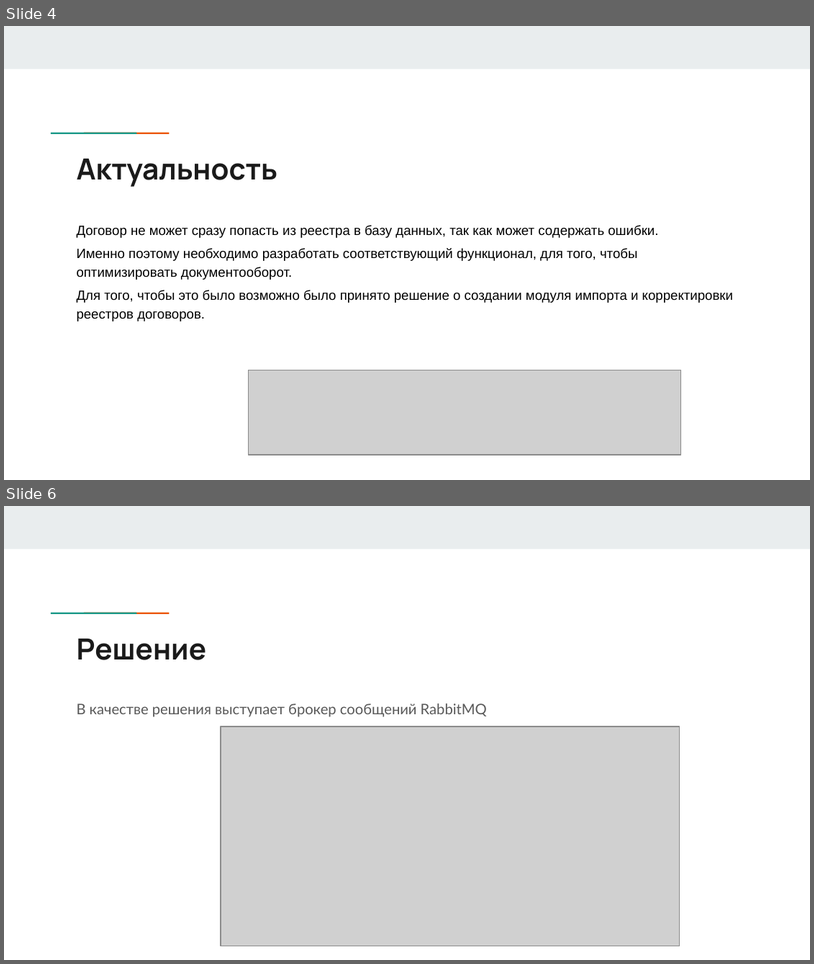
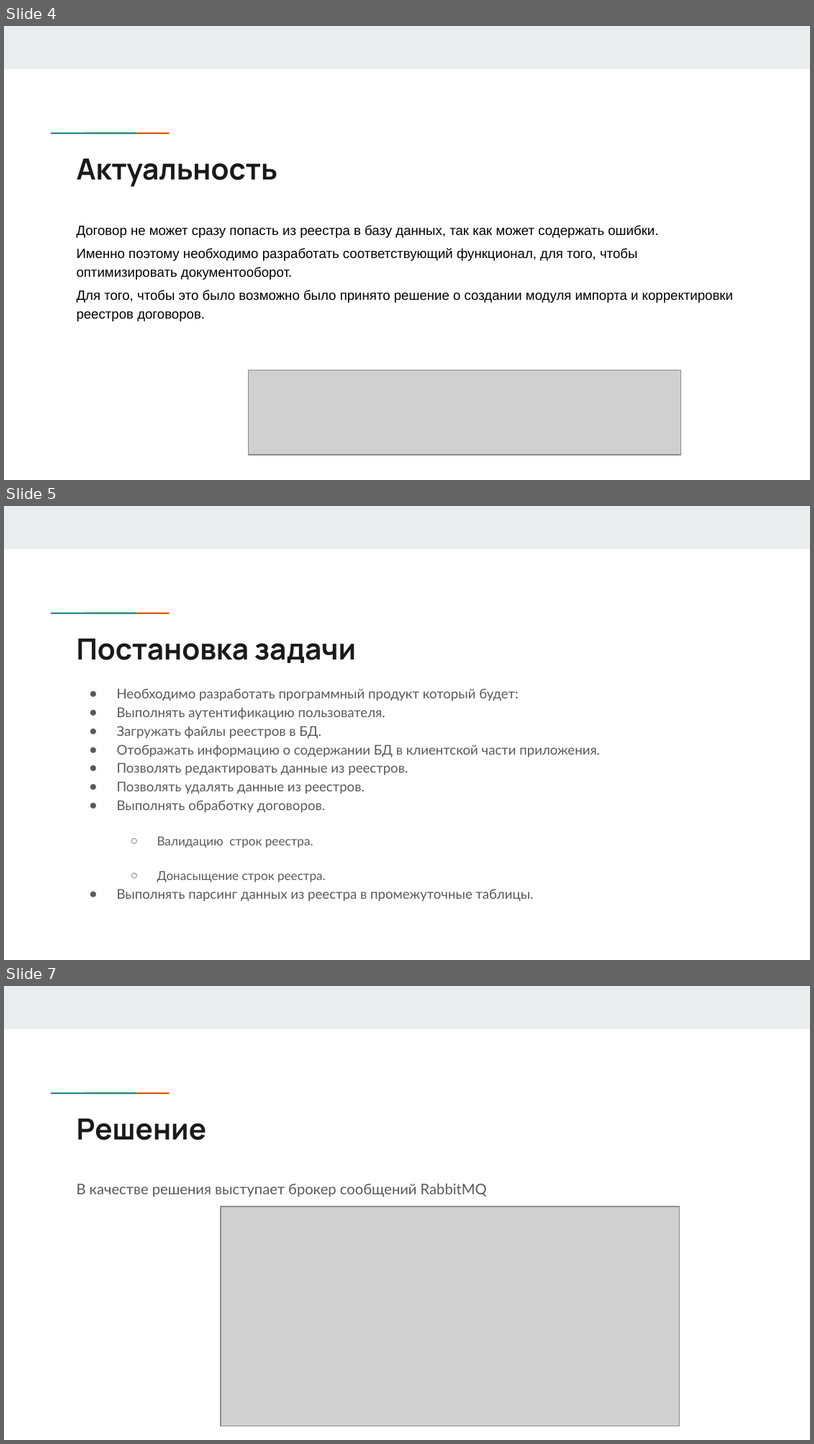
Before and after one commit to DaNkOMeN/MyDiplom, a slide deck: Последняя версия презентации.pptx. Shown one above the other, each under a label of ours: slides 4 and 6 before the commit, slides 4, 5 and 7 after it; the slides between them are not shown. The pictures are 814x964 and 814x1444 pixels, drawn with LibreOffice and Linux fonts; fonts in the diff are those of the drawing; grey boxes stand for pictures. Boxes give left, top, right and bottom in pixels: in the first picture for what was removed or moved away, otherwise in the second. Text is boxed around its words. In the diff, an @@ line names an element or a change of style, - is before the commit and + after.

```diff
--- a/Последняя версия презентации.pptx
+++ b/Последняя версия презентации.pptx
@@ slide 5 added at (x1=4, y1=506, x2=810, y2=960), background #FFFFFF; not listed: 3 template elements that a slide beside it also shows @@
@@ title added at (x1=77, y1=638, x2=356, y2=663), 26 pt, text #1A1A1A, bold @@
+Постановка задачи
@@ text added at (x1=117, y1=688, x2=600, y2=901), 12 pt, text #595959 @@
+● Необходимо разработать программный продукт который будет:
+● Выполнять аутентификацию пользователя.
+● Загружать файлы реестров в БД.
+● Отображать информацию о содержании БД в клиентской части приложения.
+● Позволять редактировать данные из реестров.
+● Позволять удалять данные из реестров.
+● Выполнять обработку договоров.
+  ○ Валидацию строк реестра.
+  ○ Донасыщение строк реестра.
+● Выполнять парсинг данных из реестра в промежуточные таблицы.
@@ what was slide 6 is now slide 7 @@
```
Also in this commit, not shown: 6 slides changed, 3 other slides added, 4 slides removed, 3 other files.
